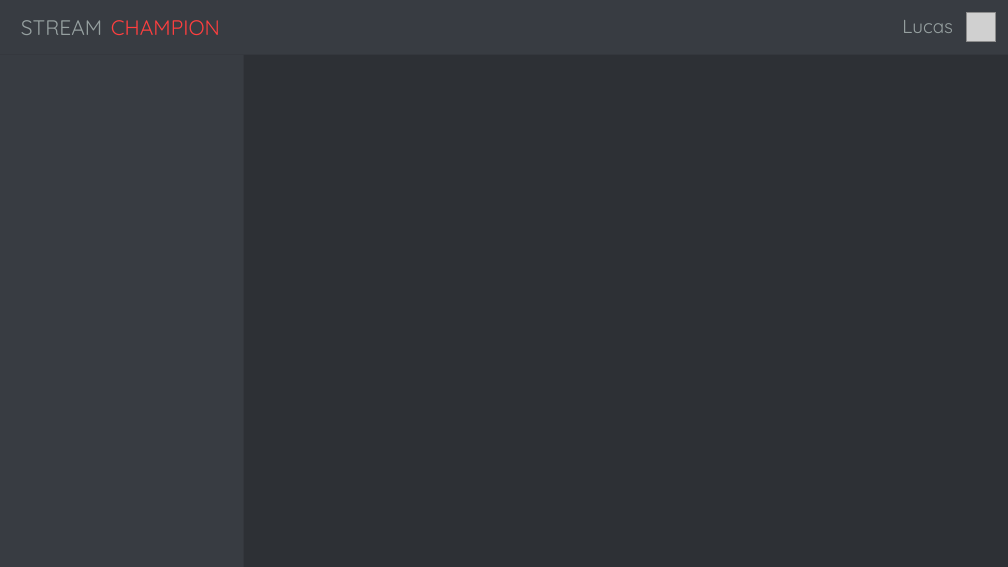
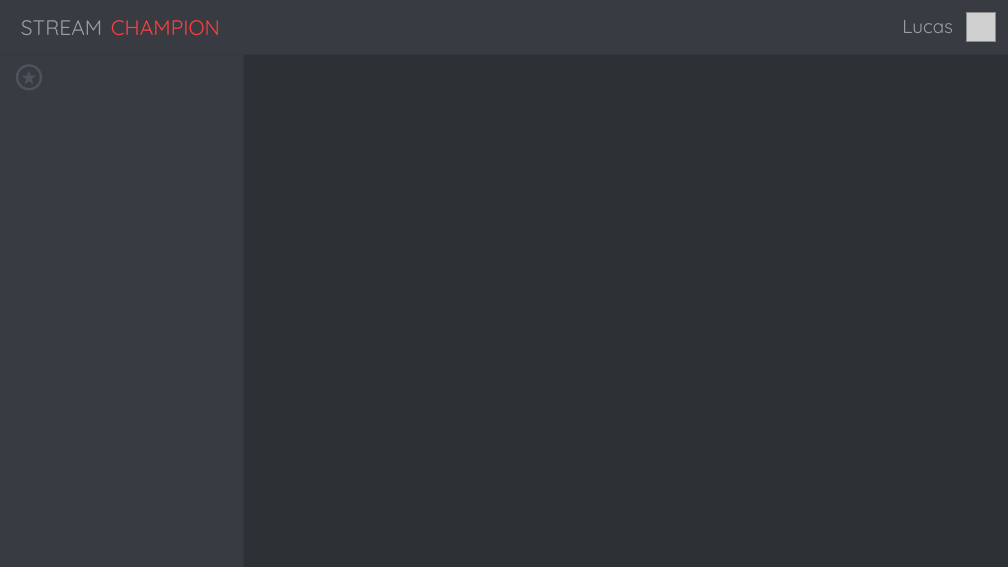
Before and after one commit to YudiG12/CarbonTowerEtc, a slide deck: slide 1 of Mockup/mockup1.pptx. Drawn at 1008x567 pixels with LibreOffice and Linux fonts; fonts in the diff are those of the drawing; grey boxes stand for pictures. Boxes give left, top, right and bottom in pixels: in the first picture for what was removed or moved away, otherwise in the second. Text is boxed around its words. In the diff, an @@ line names an element or a change of style, - is before the commit and + after.

Commit message:
mockup att

```diff
--- a/Mockup/mockup1.pptx
+++ b/Mockup/mockup1.pptx
@@ ellipse added at (17,65,41,89), outline #4D535B 2.25 pt @@
@@ star added at (22,70,36,85), fill #4D535B @@
```
